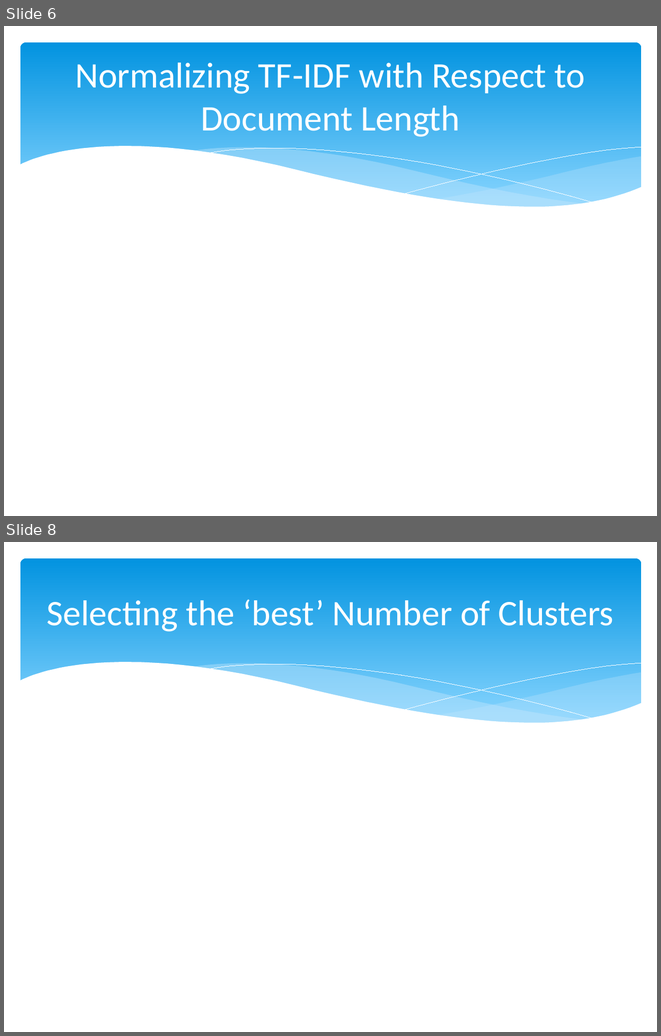
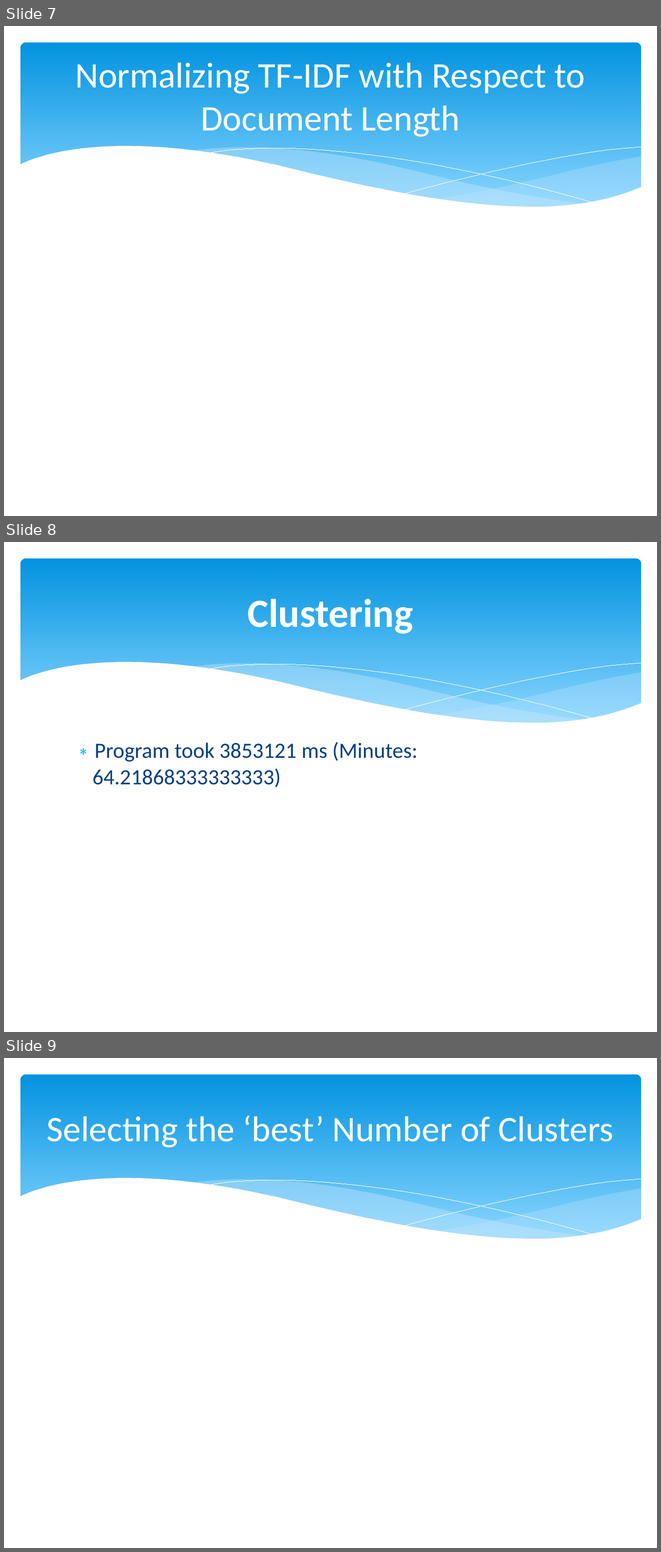
Before and after one commit to Mletter1/Challenge1, a slide deck: Presentation.pptx. Shown one above the other, each under a label of ours: slides 6 and 8 before the commit, slides 7, 8 and 9 after it; the slides between them are not shown. The pictures are 661x1036 and 661x1552 pixels, drawn with LibreOffice and Linux fonts; fonts in the diff are those of the drawing. Boxes give left, top, right and bottom in pixels: in the first picture for what was removed or moved away, otherwise in the second. Text is boxed around its words. In the diff, an @@ line names an element or a change of style, - is before the commit and + after.

```diff
--- a/Presentation.pptx
+++ b/Presentation.pptx
@@ slide 8 added at [4,542,657,1032], background #FFFFFF; not listed: 6 template elements that a slide beside it also shows @@
@@ title added at [248,599,413,634], 44 pt, text #FFFFFF, bold @@
+Clustering
@@ text added at [93,742,417,787], 24 pt, text #073E87 @@
+∗ Program took 3853121 ms (Minutes: 64.21868333333333)
@@ what was slide 6 is now slide 7 @@
@@ what was slide 8 is now slide 9 @@
```
Also in this commit, not shown: 4 slides changed, 1 other slide added, 1 slide removed, 1 other file.
